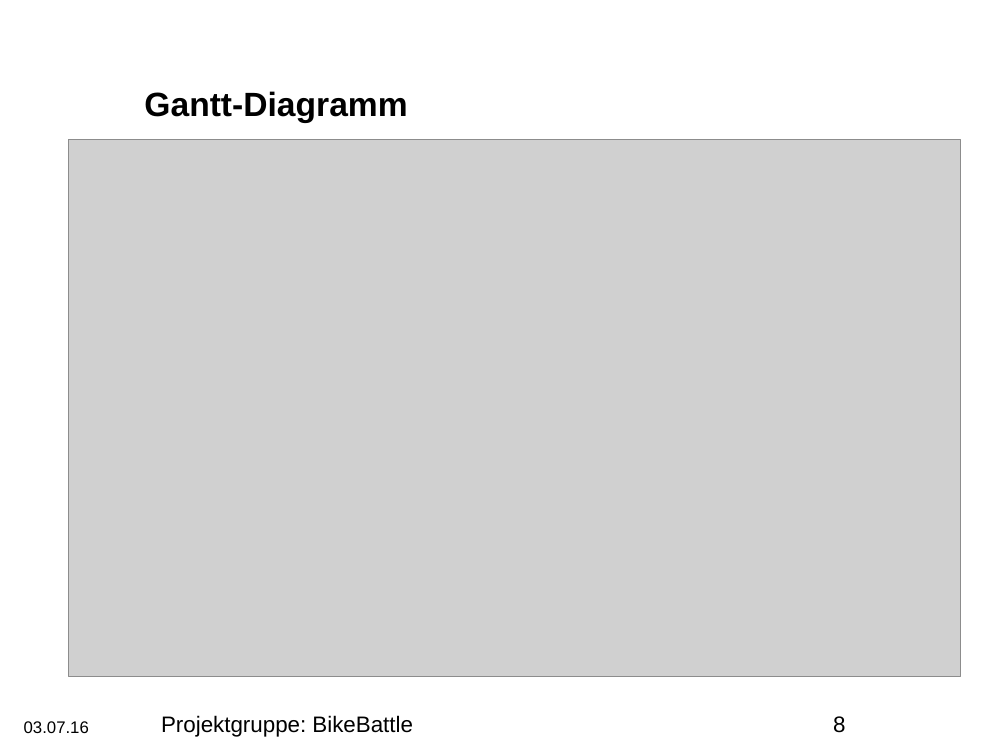
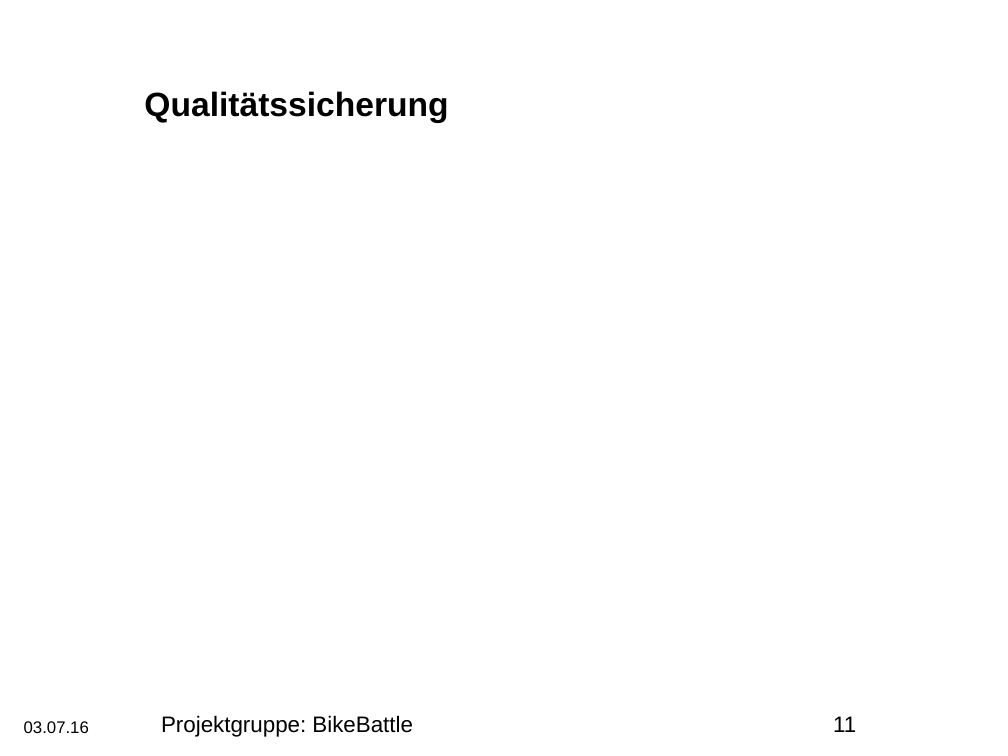
Before and after one commit to darenegade/BikeBattle, a slide deck: slide 11 of Abschlusspraesentation_bikebattle.pptm (slide 8 before the commit). Drawn at 1008x756 pixels with LibreOffice and Linux fonts; fonts in the diff are those of the drawing; grey boxes stand for pictures; background and template pictures are left out. Boxes give left, top, right and bottom in pixels: in the first picture for what was removed or moved away, otherwise in the second. Text is boxed around its words. In the diff, an @@ line names an element or a change of style, - is before the commit and + after.

```diff
--- a/Abschlusspraesentation_bikebattle.pptm
+++ b/Abschlusspraesentation_bikebattle.pptm
@@ title at [144,91,448,123]: text changed @@
-Gantt-Diagramm
+Qualitätssicherung
@@ picture removed at [69,140,960,677] @@
@@ page number at [833,716,856,732]: text changed @@
-8
+11
```
Also in this commit, not shown: 5 other slides changed, 4 slides added.
